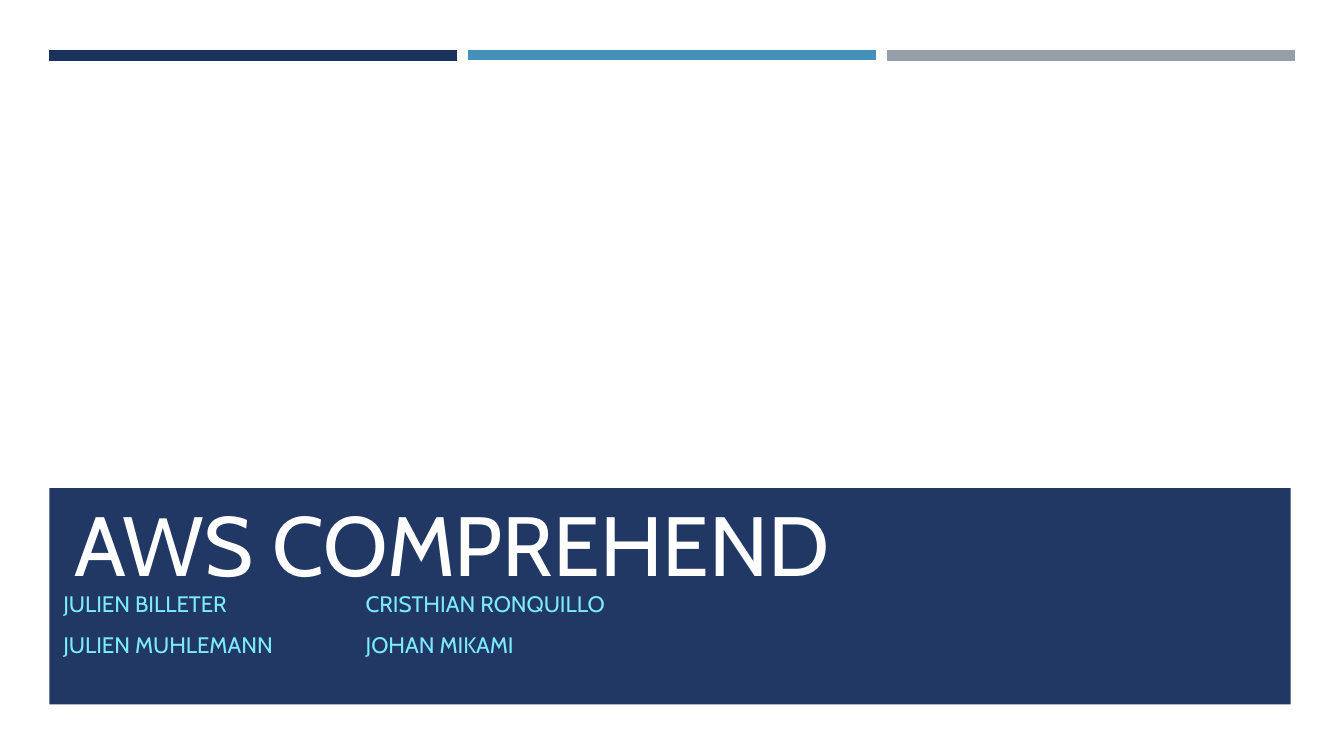
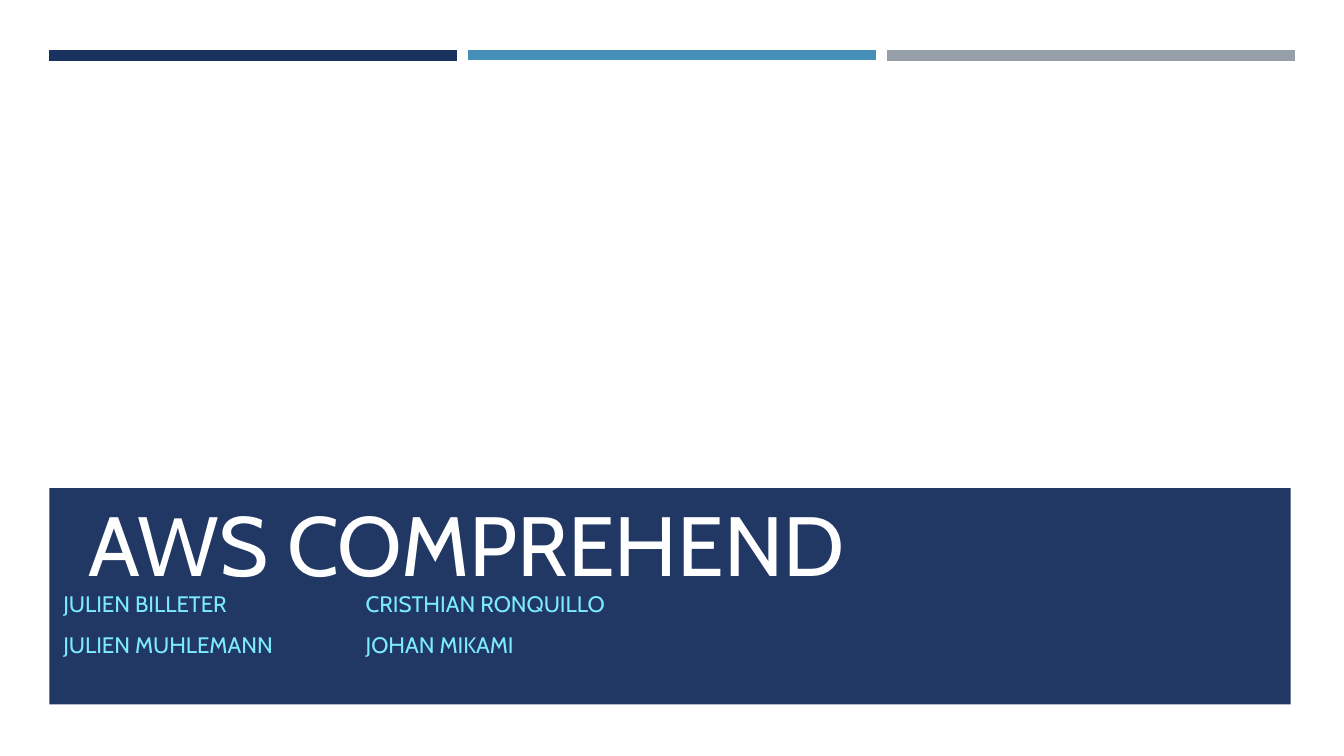
Before and after one commit to Jmuhleman/pw_CLD, a slide deck: slide 1 of workshop/AWS Comprehend.odp. Drawn at 1344x756 pixels with LibreOffice and Linux fonts; fonts in the diff are those of the drawing; background and template pictures are left out; a plain dark background stands for a picture behind light text. Boxes give left, top, right and bottom in pixels: in the first picture for what was removed or moved away, otherwise in the second. Text is boxed around its words. In the diff, an @@ line names an element or a change of style, - is before the commit and + after.

Commit message:
progress

```diff
--- a/workshop/AWS Comprehend.odp
+++ b/workshop/AWS Comprehend.odp
@@ title "AWS COMPREHEND": place and size @@
-title "AWS COMPREHEND" at <box>74,516,829,577</box>
+title "AWS COMPREHEND" at <box>89,516,844,577</box>
```
Also in this commit, not shown: 3 slides added, 2 slides removed.
